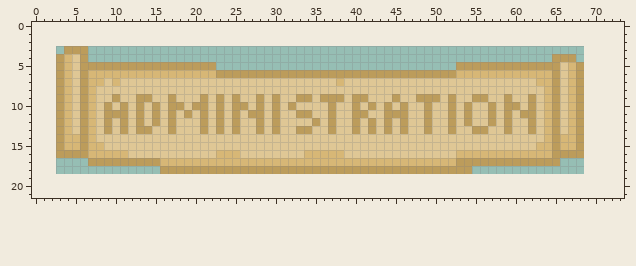
One commit to this pixel-art file: assets/05_map/adminIcon.aseprite. This is how it looked before the edit.
66x16 pixels, 1 frame. The old version is drawn lined up with the new one, on the new canvas.
After the commit:
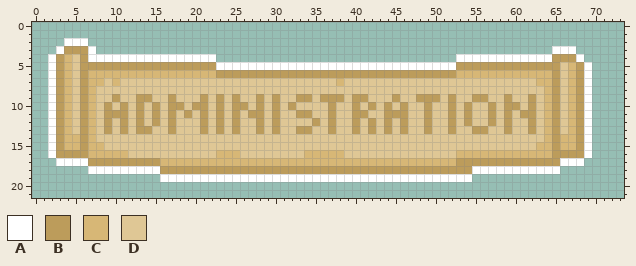
Palette (. is transparent): A #ffffff  B #bc9c5b  C #d7b776  D #dfc795
Changes in this commit:
canvas 66x16 -> 74x22, the old top-left corner now at 3,3
@@ x 0..73 @@
  1 ..........................................................................
- 2 ..........................................................................
- 3 ....BBB...................................................................
- 4 ...BCDB..........................................................BBB......
- 5 ...BCDBBBBBBBBBBBBBBBBB..............................BBBBBBBBBBBBBDCB.....
- 6 ...BCDBCCCCCCCCCCCCCCCCBBBBBBBBBBBBBBBBBBBBBBBBBBBBBBCCCCCCCCCCCCBDCB.....
- 7 ...BCDBCCDCDDDDDDDDDDDDDDDDDDDDDDDDDDDCDDDDDDDDDDDDDDDDDDDDDDDDCCBDCB.....
- 8 ...BCDBCDDDDDDDDDDDDDDDDDDDDDDDDDDDDDDDDDDDDDDDDDDDDDDDDDDDDDDDDCBDCB.....
- 9 ...BCDBCDDBDDBBDDBDDDBDBDBDDBDBDDBBDBBBDBBDDDBDDBBBDBDDBBDDBDDBDCBDCB.....
-10 ...BCDBCDBDBDBDBDBBDBBDBDBBDBDBDBDDDDBDDBDBDBDBDDBDDBDBDDBDBBDBDCBDCB.....
-11 ...BCDBCDBBBDBDBDBDBDBDBDBDBBDBDDBBDDBDDBBDDBBBDDBDDBDBDDBDBDBBDCBDCB.....
-12 ...BCDBCDBDBDBDBDBDDDBDBDBDDBDBDDDDBDBDDBDBDBDBDDBDDBDBDDBDBDDBDCBDCB.....
-13 ...BCDBCDBDBDBBDDBDDDBDBDBDDBDBDDBBDDBDDBDBDBDBDDBDDBDDBBDDBDDBDCBDCB.....
-14 ...BCCBCDDDDDDDDDDDDDDDDDDDDDDDDDDDDDDDDDDDDDDDDDDDDDDDDDDDDDDDDCBCCB.....
-15 ...BCCBCCDDDDDDDDDDDDDDDDDDDDDDDDDDDDDDDDDDDDDDDDDDDDDDDDDDDDDDCCBCCB.....
-16 ...BBBBCCCCCDDDDDDDDDDDCCCDDDDDDDDCCCCCDDDDDDDDDDDDDDCCCCCCCCCCCCBBBB.....
-17 .......BBBBBBBBBCCCCCCCCCCCCCCCCCCCCCCCCCCCCCCCCCCCCCBBBBBBBBBBBBB........
-18 ................BBBBBBBBBBBBBBBBBBBBBBBBBBBBBBBBBBBBBBB...................
-19 ..........................................................................
+ 2 ....AAA...................................................................
+ 3 ...ABBBA.........................................................AAA......
+ 4 ..ABCDBAAAAAAAAAAAAAAAA..............................AAAAAAAAAAAABBBA.....
+ 5 ..ABCDBBBBBBBBBBBBBBBBBAAAAAAAAAAAAAAAAAAAAAAAAAAAAAABBBBBBBBBBBBBDCBA....
+ 6 ..ABCDBCCCCCCCCCCCCCCCCBBBBBBBBBBBBBBBBBBBBBBBBBBBBBBCCCCCCCCCCCCBDCBA....
+ 7 ..ABCDBCCDCDDDDDDDDDDDDDDDDDDDDDDDDDDDCDDDDDDDDDDDDDDDDDDDDDDDDCCBDCBA....
+ 8 ..ABCDBCDDDDDDDDDDDDDDDDDDDDDDDDDDDDDDDDDDDDDDDDDDDDDDDDDDDDDDDDCBDCBA....
+ 9 ..ABCDBCDDBDDBBDDBDDDBDBDBDDBDBDDBBDBBBDBBDDDBDDBBBDBDDBBDDBDDBDCBDCBA....
+10 ..ABCDBCDBDBDBDBDBBDBBDBDBBDBDBDBDDDDBDDBDBDBDBDDBDDBDBDDBDBBDBDCBDCBA....
+11 ..ABCDBCDBBBDBDBDBDBDBDBDBDBBDBDDBBDDBDDBBDDBBBDDBDDBDBDDBDBDBBDCBDCBA....
+12 ..ABCDBCDBDBDBDBDBDDDBDBDBDDBDBDDDDBDBDDBDBDBDBDDBDDBDBDDBDBDDBDCBDCBA....
+13 ..ABCDBCDBDBDBBDDBDDDBDBDBDDBDBDDBBDDBDDBDBDBDBDDBDDBDDBBDDBDDBDCBDCBA....
+14 ..ABCCBCDDDDDDDDDDDDDDDDDDDDDDDDDDDDDDDDDDDDDDDDDDDDDDDDDDDDDDDDCBCCBA....
+15 ..ABCCBCCDDDDDDDDDDDDDDDDDDDDDDDDDDDDDDDDDDDDDDDDDDDDDDDDDDDDDDCCBCCBA....
+16 ..ABBBBCCCCCDDDDDDDDDDDCCCDDDDDDDDCCCCCDDDDDDDDDDDDDDCCCCCCCCCCCCBBBBA....
+17 ...AAAABBBBBBBBBCCCCCCCCCCCCCCCCCCCCCCCCCCCCCCCCCCCCCBBBBBBBBBBBBBAAA.....
+18 .......AAAAAAAAABBBBBBBBBBBBBBBBBBBBBBBBBBBBBBBBBBBBBBBAAAAAAAAAAA........
+19 ................AAAAAAAAAAAAAAAAAAAAAAAAAAAAAAAAAAAAAAA...................
 20 ..........................................................................
Where, in picture pixels (left, top, right, bottom), the same in both pictures:
added: (48, 38, 592, 182)
